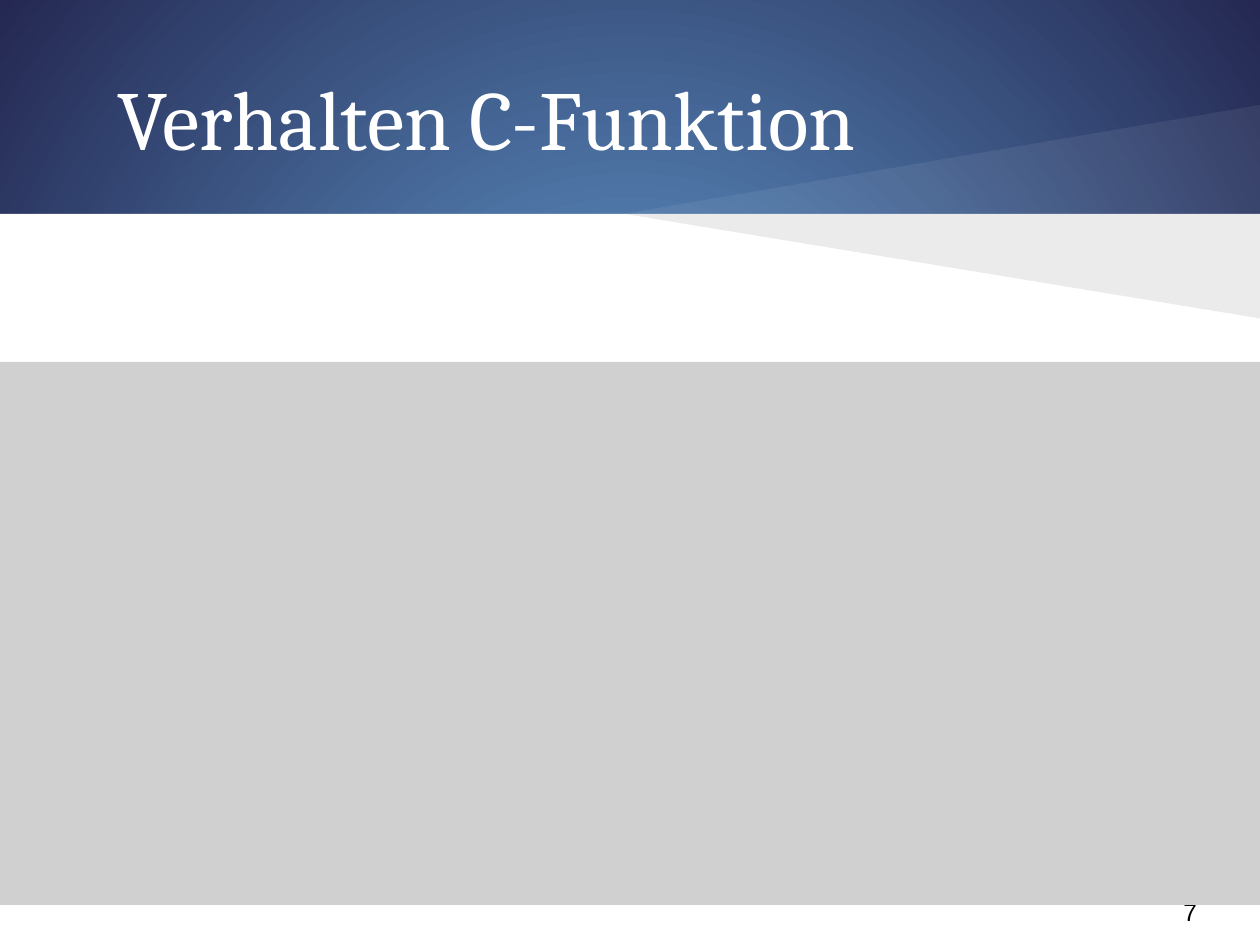
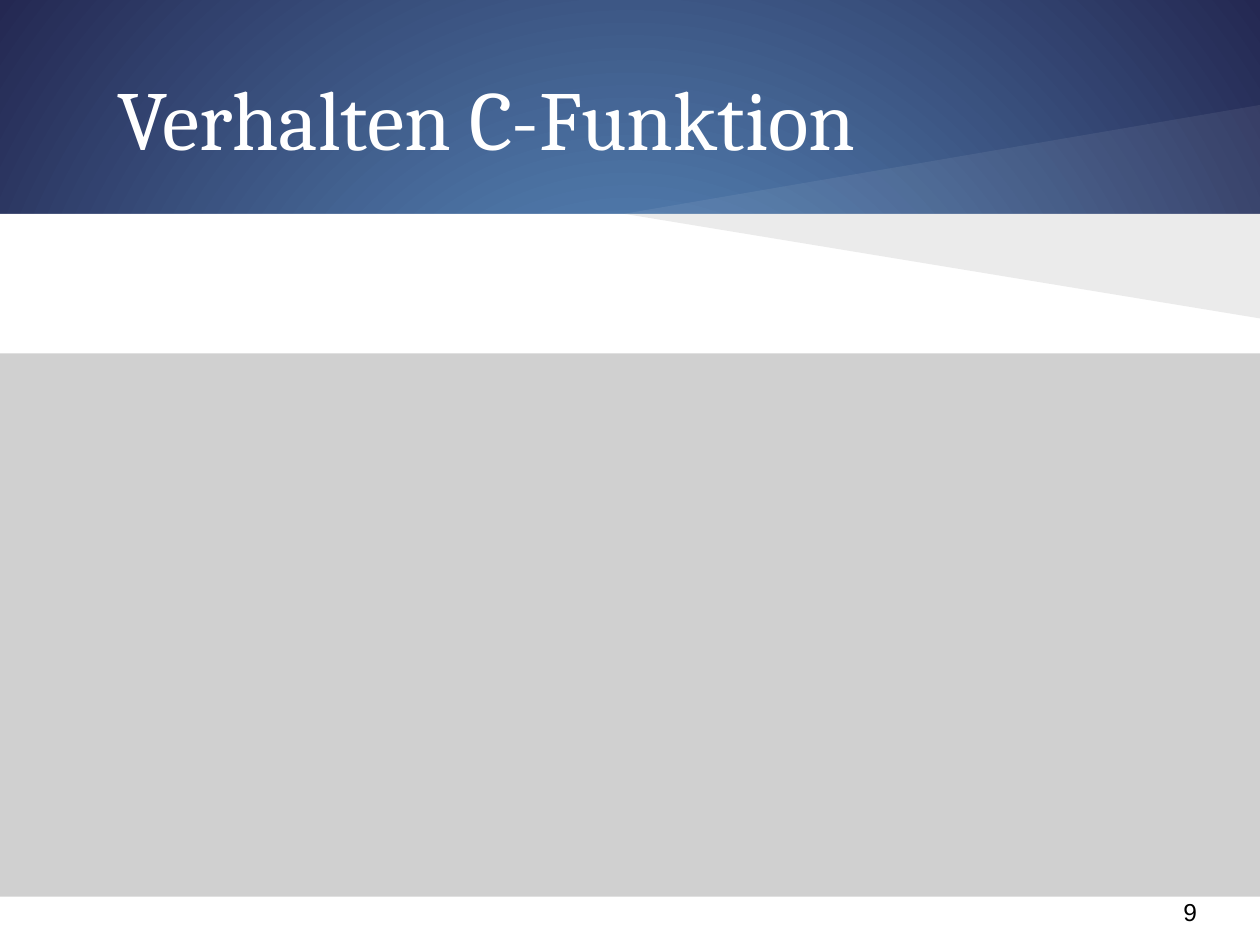
Before and after one commit to FalkoHilbert/evolotionaere-algorithmen, a slide deck: slide 9 of evolotionaereAlgorithmen/trunk/SystemOfEquations/Ergebnisse/Präsi/Einführung.pptx (slide 7 before the commit). Drawn at 1260x945 pixels with LibreOffice and Linux fonts; fonts in the diff are those of the drawing; grey boxes stand for pictures. Boxes give left, top, right and bottom in pixels: in the first picture for what was removed or moved away, otherwise in the second. Text is boxed around its words. In the diff, an @@ line names an element or a change of style, - is before the commit and + after.

```diff
--- a/evolotionaereAlgorithmen/trunk/SystemOfEquations/Ergebnisse/Präsi/Einführung.pptx
+++ b/evolotionaereAlgorithmen/trunk/SystemOfEquations/Ergebnisse/Präsi/Einführung.pptx
@@ picture: place and size @@
-picture at [0, 362, 1260, 905]
+picture at [0, 354, 1260, 897]
@@ page number at [1183, 904, 1197, 922]: text changed @@
-7
+9
```
Also in this commit, not shown: 1 other slide changed, 3 slides added.
